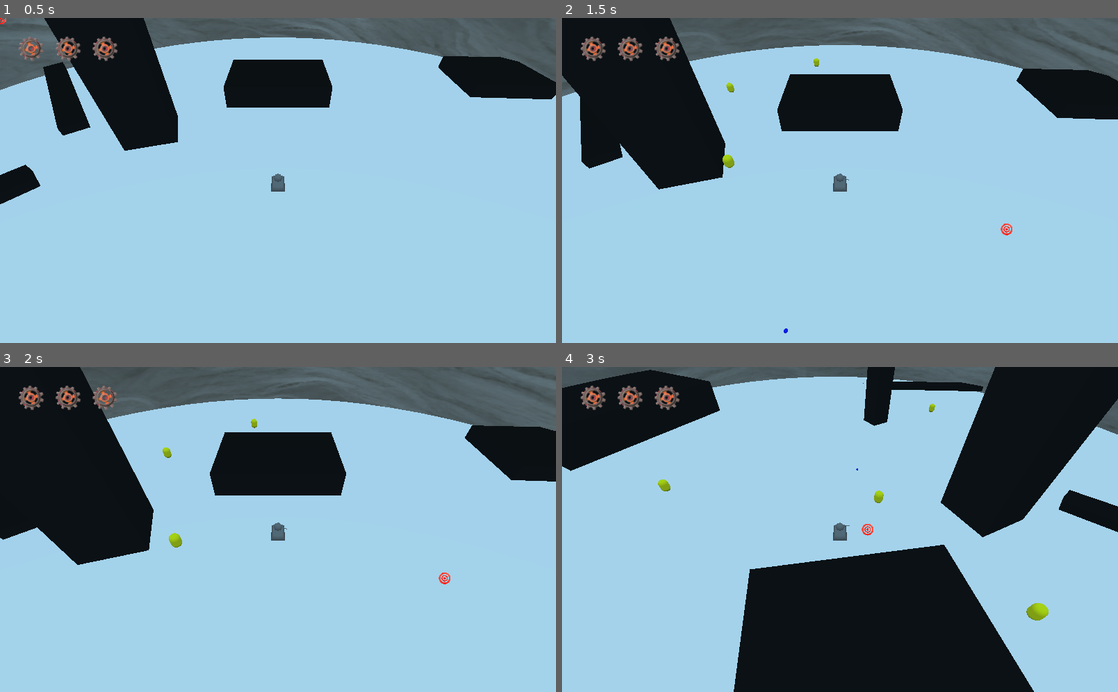
Above: before the commit, frames 1-4 (two rows, left to right).
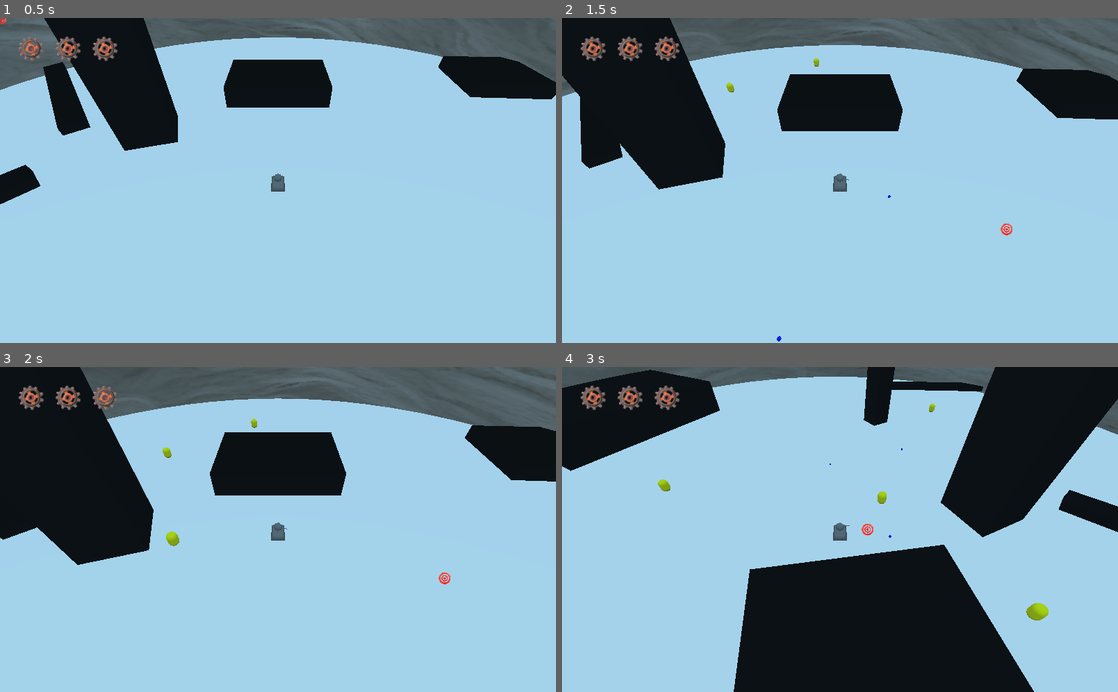
Above: after the commit, the same moments.

Repository: BrokenHourGlass/GD_Tanks
Game: Godot game, scene res://test_level.tscn
The game is run twice, just before and just after one commit, with the same random seed, the same clock (stepped at 60 frames per second) and the same inputs. The project has no main scene, so this scene is started directly.
Inputs (mouse positions are in pixels of both pictures, inside the frame that each line leads up to):
- Up to frame 1 (0.5 s): no input
- Up to frame 2 (1.5 s): move the mouse to (812, 245) at 0.52 s; press the mouse at (812, 245) at 0.53 s; hold W (move_forward) from 0.53 s (still down); move the mouse to (1006, 229) at 1.27 s; release the mouse at (1006, 229) at 1.28 s; click (1006, 229) at 1.35 s
- Up to frame 3 (2 s): keep holding W (move_forward)
- Up to frame 4 (3 s): move the mouse to (673, 480) at 2.02 s; release W (move_forward) at 2.03 s; press the mouse at (673, 480) at 2.03 s; hold A (move_left) from 2.03 s (still down); move the mouse to (867, 529) at 2.77 s; release the mouse at (867, 529) at 2.78 s; click (867, 529) at 2.85 s

Frame 1 is identical in both runs. In frame 2, less than 0.1% of the frame differs, in the area x 28-60%, y 42-100%; in frame 3, less than 0.1%; in frame 4, less than 0.1%.

Commit message:
added new bullet type: Machine bullet which has a higher fire rate and higher speed

Diff:
--- /dev/null
+++ b/Scenes/Bullet_types/Machine_bullet.tscn
@@ -0,0 +1,26 @@
+[gd_scene load_steps=5 format=2]
+
+[ext_resource path="res://Scripts/Machine_bullet.gd" type="Script" id=1]
+
+[sub_resource type="SphereMesh" id=1]
+
+[sub_resource type="SpatialMaterial" id=2]
+albedo_color = Color( 0, 0.109804, 1, 1 )
+
+[sub_resource type="SphereShape" id=3]
+
+[node name="Machine_bullet" type="KinematicBody" groups=["projectile"]]
+collision_layer = 8
+collision_mask = 6
+script = ExtResource( 1 )
+timer_cost = 0.2
+speed = 65.0
+
+[node name="MeshInstance" type="MeshInstance" parent="."]
+transform = Transform( 0.25, 0, 0, 0, 0.25, 0, 0, 0, 0.25, 0, 0, 0 )
+mesh = SubResource( 1 )
+material/0 = SubResource( 2 )
+
+[node name="CollisionShape" type="CollisionShape" parent="."]
+transform = Transform( 0.25, 0, 0, 0, 0.25, 0, 0, 0, 0.25, 0, 0, 0 )
+shape = SubResource( 3 )
--- /dev/null
+++ b/Scripts/Machine_bullet.gd
@@ -0,0 +1,5 @@
+extends "res://Scripts/bullet_script.gd"
+
+func _ready():
+	speed = 65
+	timer_cost = .2
--- a/test_level.tscn
+++ b/test_level.tscn
@@ -11,7 +11,7 @@
 [ext_resource path="res://Scripts/spawner_script.gd" type="Script" id=9]
 [ext_resource path="res://Scripts/Game_Manager_script.gd" type="Script" id=10]
 [ext_resource path="res://assets/textures/tornado_skin.png" type="Texture" id=11]
-[ext_resource path="res://Scenes/Bullet_types/richochet_bullet.tscn" type="PackedScene" id=12]
+[ext_resource path="res://Scenes/Bullet_types/Machine_bullet.tscn" type="PackedScene" id=12]
 
 [sub_resource type="Shader" id=12]
 code = "shader_type spatial;
